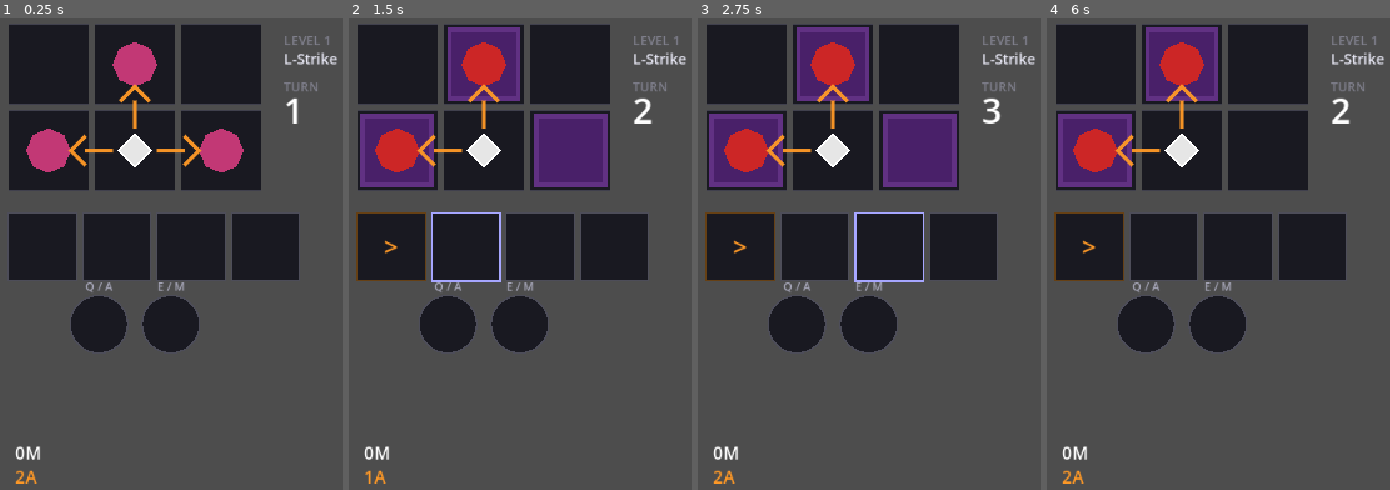
Above: before the commit, frames 1-4 (left to right).
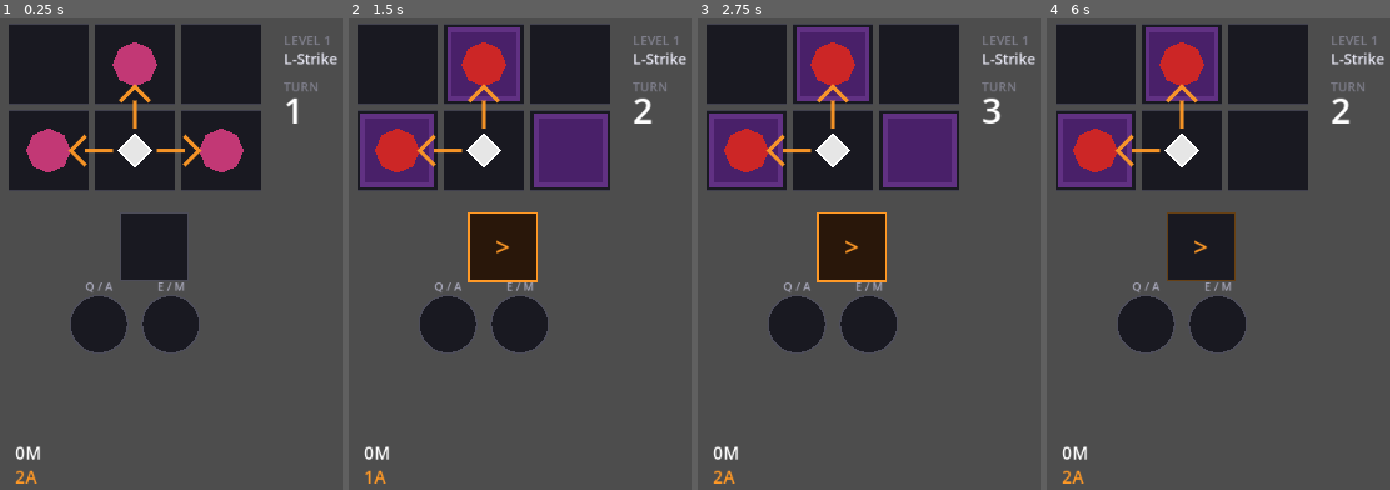
Above: after the commit, the same moments.

Repository: Periodev/DIR
Game: Godot game, scene res://main.tscn
Two runs of this game, one before a commit and one after it. Both use one fixed random seed, a clock stepped at 60 frames per second and the inputs below.
Inputs:
- Up to frame 1 (0.25 s): no input
- Up to frame 2 (1.5 s): tap Enter at 0.5 s; hold Right 0.53-1.28 s; tap 1 at 0.6 s; tap Space at 0.77, 1.25 s; hold Down from 1.28 s (still down); tap 2 at 1.35 s
- Up to frame 3 (2.75 s): tap Space at 1.52 s; tap Enter at 2 s; release Down at 2.03 s; hold Right from 2.03 s (still down); tap 3 at 2.1 s
- Up to frame 4 (6 s): tap Space at 2.75, 3.02, 3.77, 4.25, 4.52 s; release Right at 2.78 s; hold Up 2.78-3.53 s; tap 4 at 2.85 s; tap Enter at 3.5, 5.85 s; hold Left 3.53-5.03 s; tap R at 3.6 s; tap Q at 4.35 s; hold Down 5.03-5.78 s; tap E at 5.1 s; hold Right from 5.78 s (still down)

The runs differ from the first frame. In frame 1, 8.8% of the frame differs, in the area x 2-88%, y 41-56%; in frame 2, 9.4%; in frame 3, 9.5%; in frame 4, 9.2%.

Commit message:
Lock zone 1 to one slot and add sequence levels

Diff:
--- a/godot_project/scripts/AsciiLevelMode.gd
+++ b/godot_project/scripts/AsciiLevelMode.gd
@@ -53,6 +53,10 @@
 
 func get_attack_limit(fallback: int) -> int:
 	return int(level_data.get("attack_limit", fallback))
+
+
+func get_unlocked_slot_count(fallback: int) -> int:
+	return int(level_data.get("unlocked_slot_count", fallback))
 
 
 func should_auto_spawn_on_end_turn() -> bool:
--- a/godot_project/scripts/Board.gd
+++ b/godot_project/scripts/Board.gd
@@ -201,6 +201,8 @@
 	char_config = _EXE_SCRIPT.get_config()
 	if _debug_skill_slot_override > 0:
 		char_config.skill_slot_count = _debug_skill_slot_override
+	var unlocked_slot_count: int = get_unlocked_slot_count()
+	char_config.skill_slot_count = mini(char_config.skill_slot_count, unlocked_slot_count)
 
 func toggle_debug_skill_slots() -> void:
 	_debug_skill_slot_override = -1 if _debug_skill_slot_override > 0 else 8
@@ -416,6 +418,18 @@
 	if level_mode != null and level_mode.has_method("get_attack_limit"):
 		return level_mode.get_attack_limit(fallback)
 	return fallback
+
+
+func get_unlocked_slot_count() -> int:
+	var fallback: int = char_config.skill_slot_count if char_config != null else 1
+	if level_mode != null and level_mode.has_method("get_unlocked_slot_count"):
+		var level_count: int = level_mode.get_unlocked_slot_count(fallback)
+		return maxi(1, level_count)
+	return maxi(1, fallback)
+
+
+func get_skill_slot_count() -> int:
+	return char_config.skill_slot_count if char_config != null else 0
 
 func is_polluted(pos: Vector2i) -> bool:
 	return _in_bounds(pos) and polluted_grid[pos.y][pos.x]
--- a/godot_project/scripts/LevelConstants.gd
+++ b/godot_project/scripts/LevelConstants.gd
@@ -12,6 +12,7 @@
 		"direction_map": "",
 		"move_limit": 0,
 		"attack_limit": 2,
+		"unlocked_slot_count": 1,
 	},
 
 	{
@@ -25,6 +26,7 @@
 		"direction_map": "",
 		"move_limit": 0,
 		"attack_limit": 2,
+		"unlocked_slot_count": 1,
 	},
 
 	{
@@ -38,6 +40,7 @@
 		"direction_map": "",
 		"move_limit": 1,
 		"attack_limit": 2,
+		"unlocked_slot_count": 1,
 	},
 
 	{
@@ -51,6 +54,7 @@
 		"direction_map": "",
 		"move_limit": 1,
 		"attack_limit": 2,
+		"unlocked_slot_count": 1,
 	},
 
 	{
@@ -64,6 +68,7 @@
 		"direction_map": "",
 		"move_limit": 2,
 		"attack_limit": 2,
+		"unlocked_slot_count": 1,
 	},
 
 	{
@@ -77,11 +82,12 @@
 		"direction_map": "",
 		"move_limit": 2,
 		"attack_limit": 2,
+		"unlocked_slot_count": 1,
 	},
 
 	{
 		"id": 7,
-		"title": "Setup",
+		"title": "Corner",
 		"object_map": """
 E..
 E..
@@ -90,9 +96,38 @@
 		"direction_map": "",
 		"move_limit": 2,
 		"attack_limit": 2,
+		"unlocked_slot_count": 1,
 	},
 
+	{
+		"id": 8,
+		"title": "Separate",
+		"object_map": """
+..E.
+.E..
+E@..
+..E.
+""",
+		"direction_map": "",
+		"move_limit": 2,
+		"attack_limit": 2,
+		"unlocked_slot_count": 1,
+	},
 
+	{
+		"id": 9,
+		"title": "Sequence",
+		"object_map": """
+....
+.EE.
+.@E.
+E..E
+""",
+		"direction_map": "",
+		"move_limit": 3,
+		"attack_limit": 3,
+		"unlocked_slot_count": 1,
+	},
 
 
 ]
--- a/godot_project/scripts/LevelMode.gd
+++ b/godot_project/scripts/LevelMode.gd
@@ -24,6 +24,10 @@
 	return fallback
 
 
+func get_unlocked_slot_count(fallback: int) -> int:
+	return fallback
+
+
 func should_auto_spawn_on_end_turn() -> bool:
 	return true
 
--- a/godot_project/scripts/Main.gd
+++ b/godot_project/scripts/Main.gd
@@ -37,6 +37,9 @@
 	for i: int in skill_keycodes.size():
 		if keycode == skill_keycodes[i]:
 			var slot_index: int = i % 4
+			if slot_index >= board.get_skill_slot_count():
+				get_viewport().set_input_as_handled()
+				return
 			board.set_skill_preview(slot_index if board.get_selected_skill_slot() != slot_index else -1)
 			get_viewport().set_input_as_handled()
 			return
